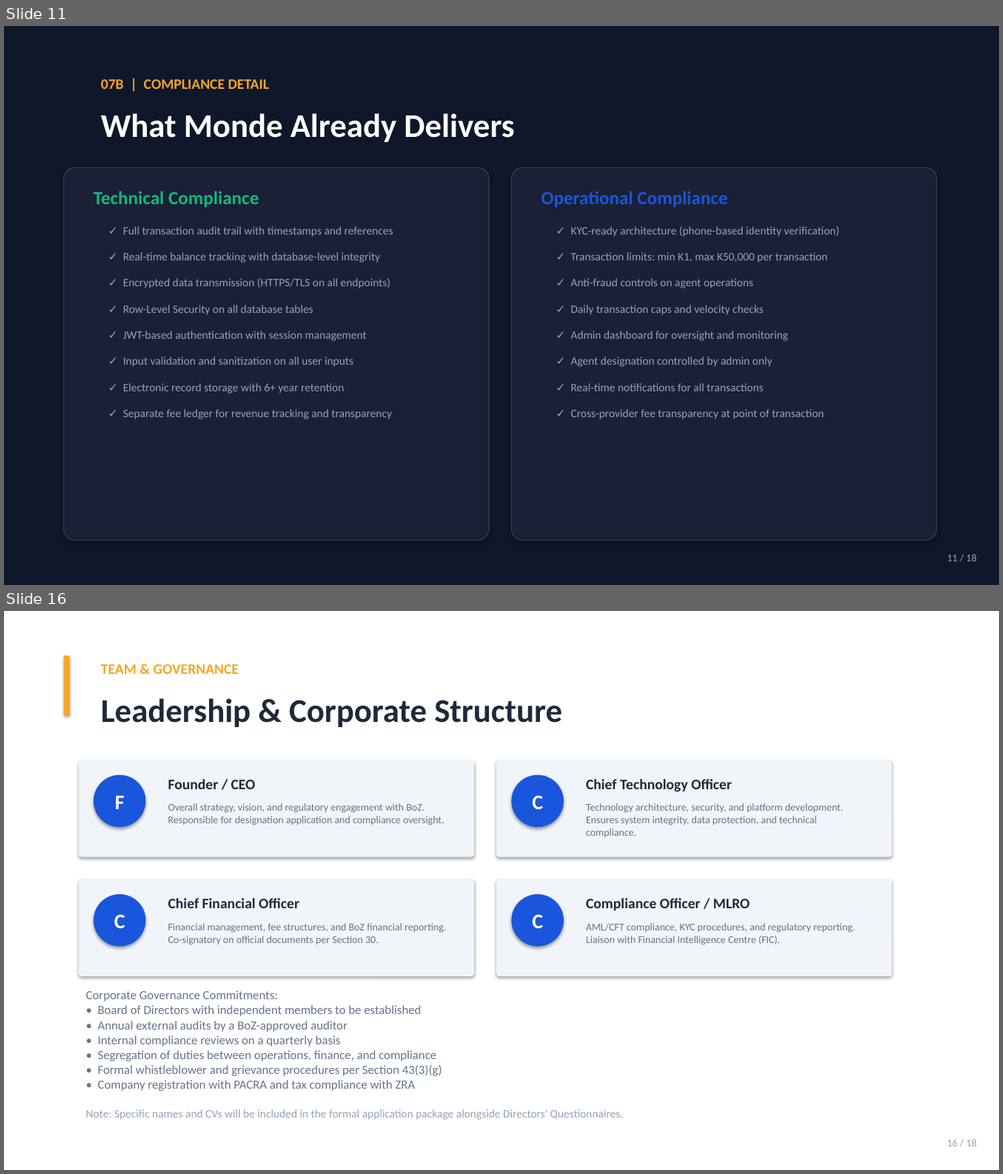
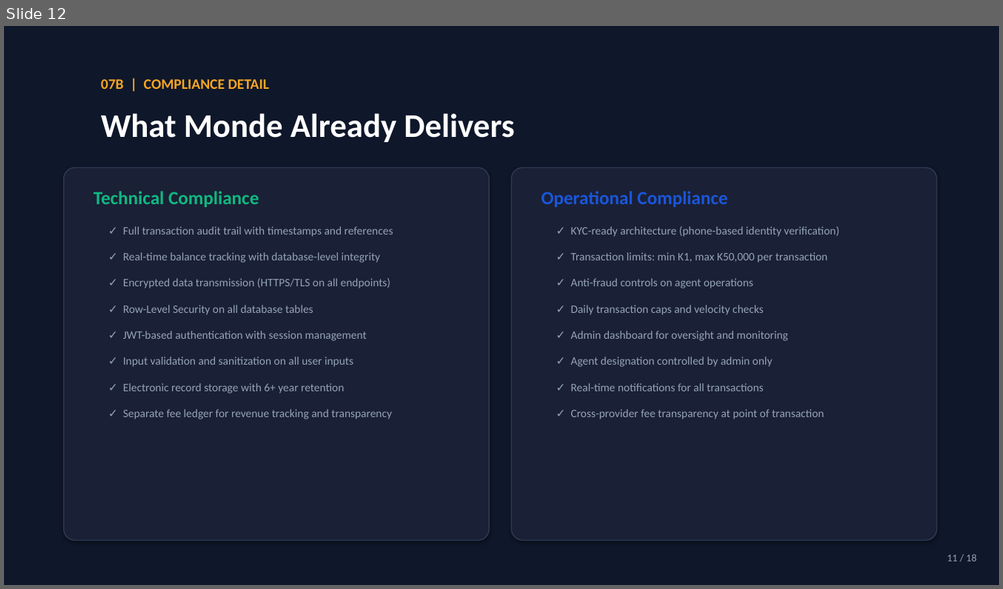
Before and after one commit to Denny-1032/Monde, a slide deck: Monde_BoZ_Presentation.pptx. Shown one above the other, each under a label of ours: slides 11 and 16 before the commit, slide 12 after it; the slides between them are not shown. The pictures are 1003x1174 and 1003x589 pixels, drawn with LibreOffice and Linux fonts; fonts in the diff are those of the drawing. Boxes give left, top, right and bottom in pixels: in the first picture for what was removed or moved away, otherwise in the second. Text is boxed around its words. In the diff, an @@ line names an element or a change of style, - is before the commit and + after.

```diff
--- a/Monde_BoZ_Presentation.pptx
+++ b/Monde_BoZ_Presentation.pptx
@@ slide 16 removed at bbox=[4, 611, 999, 1170], background #FFFFFF @@
@@ rectangle removed at bbox=[64, 655, 70, 715] @@
@@ text removed at bbox=[101, 664, 239, 674] @@
-TEAM & GOVERNANCE
@@ text removed at bbox=[101, 698, 562, 727] @@
-Leadership & Corporate Structure
@@ rounded rectangle removed at bbox=[79, 760, 474, 857] @@
@@ rounded rectangle removed at bbox=[496, 760, 892, 857] @@
@@ ellipse removed at bbox=[94, 775, 146, 827] @@
-F
@@ text removed at bbox=[168, 779, 256, 789] @@
-Founder / CEO
@@ ellipse removed at bbox=[512, 775, 563, 827] @@
-C
@@ text removed at bbox=[586, 779, 731, 792] @@
-Chief Technology Officer
@@ text removed at bbox=[168, 803, 444, 826] @@
-Overall strategy, vision, and regulatory engagement with BoZ.
-Responsible for designation application and compliance oversight.
@@ text removed at bbox=[586, 803, 843, 837] @@
-Technology architecture, security, and platform development.
-Ensures system integrity, data protection, and technical compliance.
@@ rounded rectangle removed at bbox=[79, 880, 474, 977] @@
@@ ellipse removed at bbox=[94, 894, 146, 947] @@
-C
@@ text removed at bbox=[168, 898, 299, 908] @@
-Chief Financial Officer
@@ rounded rectangle removed at bbox=[496, 880, 892, 977] @@
@@ ellipse removed at bbox=[512, 894, 563, 947] @@
-C
@@ text removed at bbox=[586, 898, 750, 911] @@
-Compliance Officer / MLRO
@@ text removed at bbox=[168, 923, 446, 945] @@
-Financial management, fee structures, and BoZ financial reporting.
-Co-signatory on official documents per Section 30.
@@ text removed at bbox=[586, 923, 854, 945] @@
-AML/CFT compliance, KYC procedures, and regulatory reporting.
-Liaison with Financial Intelligence Centre (FIC).
@@ text removed at bbox=[86, 991, 442, 1091] @@
-Corporate Governance Commitments:
-• Board of Directors with independent members to be established
-• Annual external audits by a BoZ-approved auditor
-• Internal compliance reviews on a quarterly basis
-• Segregation of duties between operations, finance, and compliance
-• Formal whistleblower and grievance procedures per Section 43(3)(g)
-• Company registration with PACRA and tax compliance with ZRA
@@ text removed at bbox=[86, 1110, 623, 1120] @@
-Note: Specific names and CVs will be included in the formal application package alongside Directors' Questionnaires.
@@ text removed at bbox=[947, 1139, 976, 1147] @@
-16 / 18
@@ what was slide 11 is now slide 12 @@
```
Also in this commit, not shown: 10 slides changed, 4 slides added, 6 other slides removed, 25 other files.
